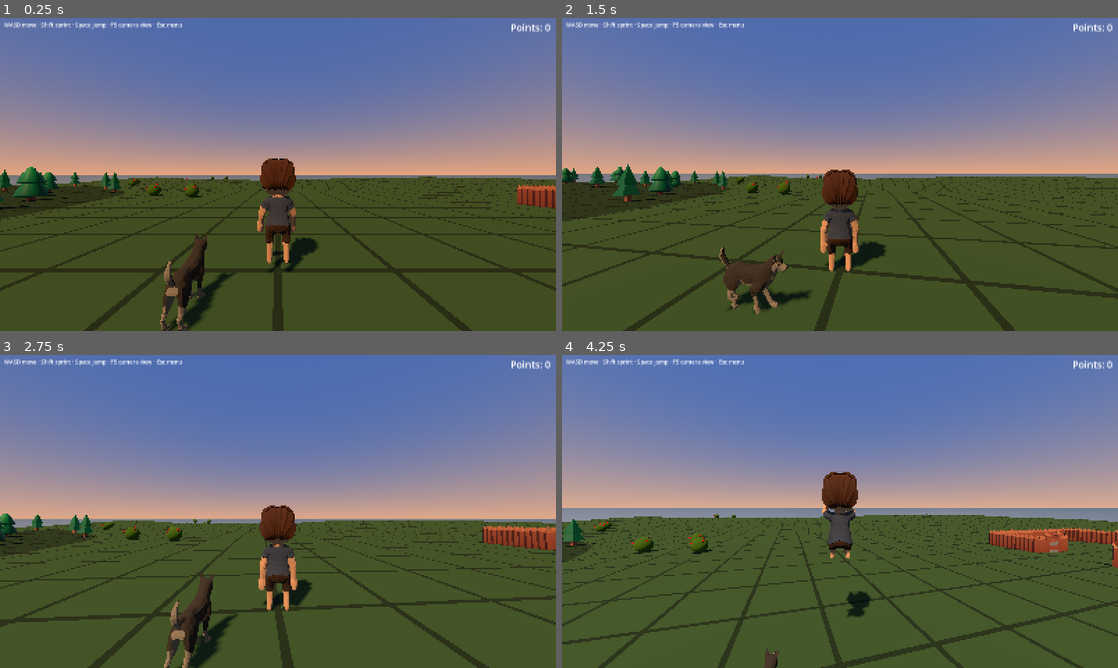
Above: before the commit, frames 1-4 (two rows, left to right).
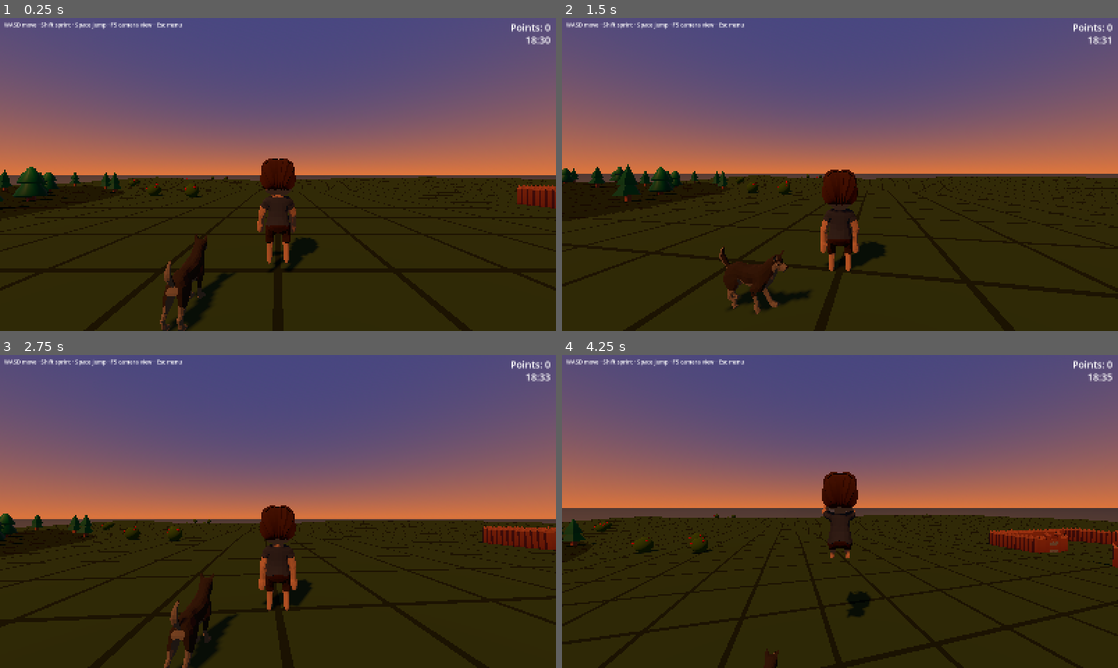
Above: after the commit, the same moments.

Repository: forsman5/sitka
Game: Godot game, scene res://scenes/on_foot/on_foot.tscn
Same seed, same stepped clock (60 frames per second), same inputs: the game is played once before the commit and once after it. This scene is started directly instead of the project's main scene.
Inputs (mouse positions are in pixels of both pictures, inside the frame that each line leads up to):
- Up to frame 1 (0.25 s): no input
- Up to frame 2 (1.5 s): tap Enter at 0.5 s; move the mouse to (867, 174) at 0.52 s; hold Q 0.53-1.28 s; hold Up (ui_up) from 0.53 s (still down); click (867, 174) at 0.67 s; tap Space at 0.77 s; move the mouse to (812, 174) at 1.27 s; tap E at 1.35 s
- Up to frame 3 (2.75 s): keep holding Up (ui_up); tap Space at 1.52 s; move the mouse to (289, 505) at 2.02 s; hold Alt from 2.03 s (still down)
- Up to frame 4 (4.25 s): keep holding Up (ui_up); move the mouse to (834, 517) at 2.77 s; release Alt at 2.78 s; tap Shift at 2.85 s; click (834, 517) at 2.92 s; tap Space at 3.02, 3.77 s; move the mouse to (878, 514) at 3.52 s; tap F at 3.6 s

The runs differ from the first frame. In frame 1, 97% of the frame differs, in the area x 0-100%, y 0-100%; in frame 2, 98%; in frame 3, 98%; in frame 4, 99%.

Commit message:
On Foot: start at 6:30pm dusk, ~2 min of sped-up time until 9pm night, add clock HUD
Co-Authored-By: Claude Sonnet 5.5 <noreply@anthropic.com>

Diff:
--- a/scripts/on_foot/on_foot_world.gd
+++ b/scripts/on_foot/on_foot_world.gd
@@ -14,8 +14,12 @@
 ## Established forest / bushes at start; the managers keep spawning more over time.
 const INITIAL_TREES := 60
 const INITIAL_BUSH_CLUSTERS := 12
-## Morning light, as in the RTS start (0.25 = dawn).
-const START_TIME_OF_DAY := 0.3
+## Each day is a dusk challenge: start at 6:30pm with the sun setting and get the
+## flock penned before night falls at 9pm. The cycle is sped up so that stretch
+## lasts DUSK_SECONDS of real time.
+const START_TIME_OF_DAY := 18.5 / 24.0
+const NIGHT_TIME := 21.0 / 24.0
+const DUSK_SECONDS := 120.0
 
 ## Esc often releases mouse capture itself (browser pointer lock, embedded game
 ## window) before the game sees a key press, so a lost capture also opens the menu.
@@ -35,6 +39,7 @@
 var _auto_paused_at: int = -ESC_DEBOUNCE_MSEC
 var _terrain: Node
 var _sky_mat: ProceduralSkyMaterial
+var _clock: Label
 
 func _ready() -> void:
 	GameState.time_of_day = START_TIME_OF_DAY
@@ -61,6 +66,16 @@
 	layer.add_child(hint)
 	add_child(layer)
 	_build_pause_menu()
+
+	_clock = Label.new()
+	_clock.add_theme_font_size_override("font_size", 28)
+	_clock.horizontal_alignment = HORIZONTAL_ALIGNMENT_RIGHT
+	_clock.anchor_left = 1.0
+	_clock.anchor_right = 1.0
+	_clock.offset_left = -260.0
+	_clock.offset_right = -16.0
+	_clock.offset_top = 44.0
+	layer.add_child(_clock)
 
 	var points := Label.new()
 	points.text = "Points: 0"
@@ -76,6 +91,7 @@
 
 func _process(_delta: float) -> void:
 	_update_sky(GameState.time_of_day)
+	_update_clock(GameState.time_of_day)
 	if not get_tree().paused and Input.mouse_mode != Input.MOUSE_MODE_CAPTURED:
 		_auto_paused_at = Time.get_ticks_msec()
 		_set_paused(true)
@@ -247,7 +263,12 @@
 	var cycle := Node.new()
 	cycle.name = "DayNightCycle"
 	cycle.set_script(DAY_NIGHT_CYCLE)
+	cycle.seconds_per_day = DUSK_SECONDS / (NIGHT_TIME - START_TIME_OF_DAY)
 	add_child(cycle)
+
+func _update_clock(t: float) -> void:
+	var minutes := int(t * 24.0 * 60.0)
+	_clock.text = "%02d:%02d" % [floori(minutes / 60.0), minutes % 60]
 
 func _update_sky(t: float) -> void:
 	var a: Array = _SKY_KEYS[0]
